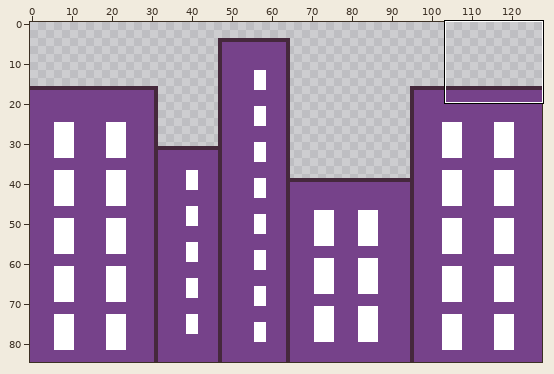
Two states of a pixel-art file, CreateJamSpring2024/CityScape.aseprite. Above, an overview of the earlier version with the close-up marked.
Close-up. Before:
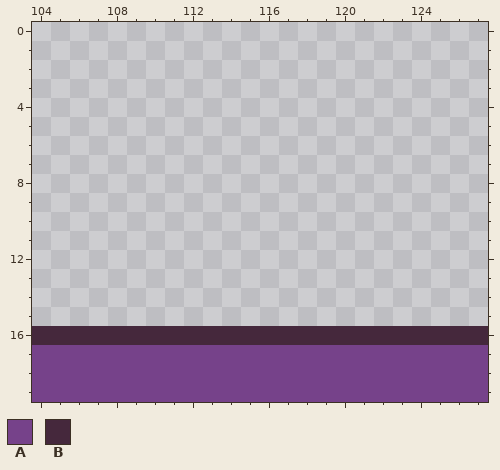
128x85 pixels, 1 frame. Shown: x 104..127, y 0..19. The commit also changed other parts of the picture, which this record leaves out.
Palette (. is transparent): A #76428a  B #45283c
Pixels before, first column x 104:
16 BBBBBBBBBBBBBBBBBBBBBBBB
17 AAAAAAAAAAAAAAAAAAAAAAAA
18 AAAAAAAAAAAAAAAAAAAAAAAA
19 AAAAAAAAAAAAAAAAAAAAAAAA
The result:
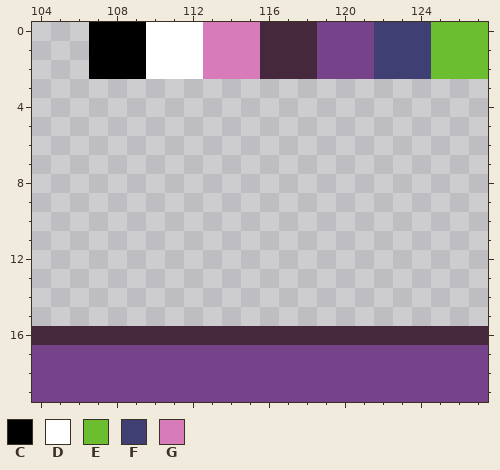
Colours new in this view: C #000000  D #ffffff  E #6abe30  F #3f3f74  G #d77bba
What changed:
layer "Layer 1" now shown
Layer "Layer 1":
y 0..2: x 107..127 ..................... -> CCCDDDGGGBBBAAAFFFEEE
Pixel boxes of the changes (left, top, right, bottom) in both close-ups:
added: (89, 22, 488, 79)
